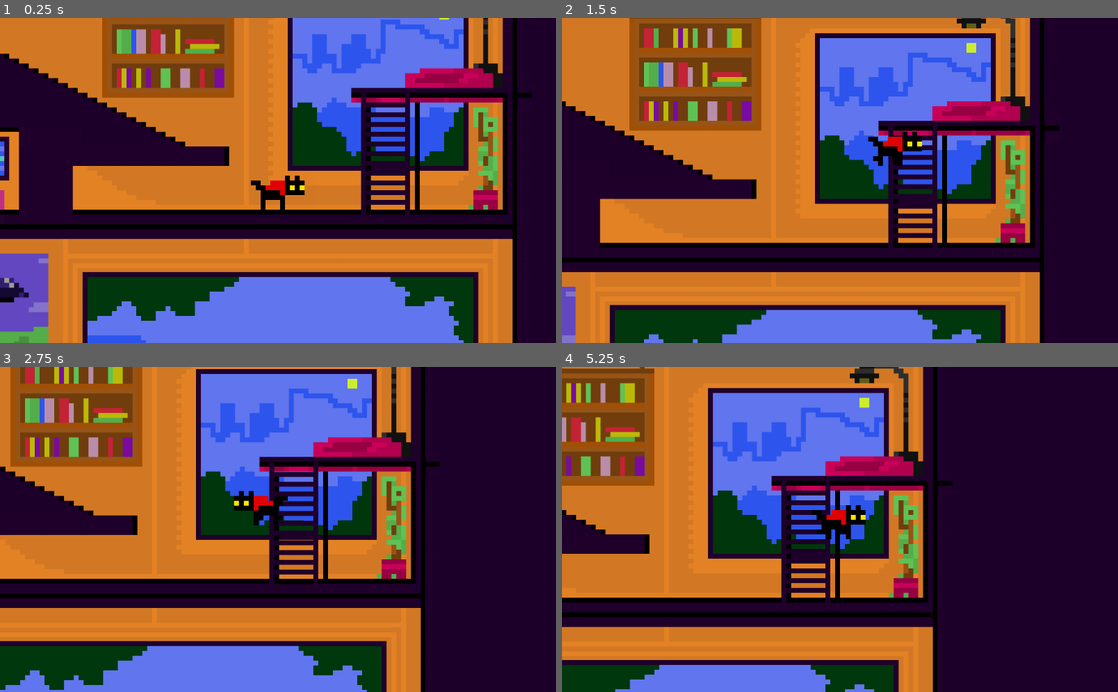
Above: before the commit, frames 1-4 (two rows, left to right).
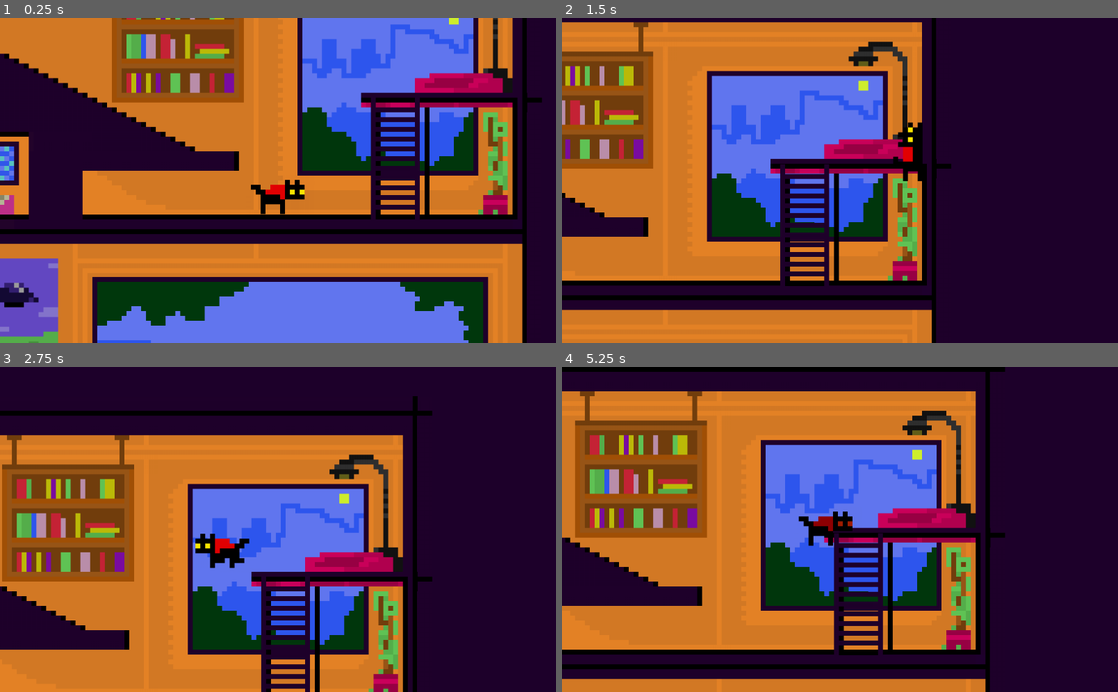
Above: after the commit, the same moments.

Repository: waozixyz/geocats
Game: Godot game, scene res://World.tscn
The game is run twice, just before and just after one commit, with the same random seed, the same clock (stepped at 60 frames per second) and the same inputs.
Inputs:
- Up to frame 1 (0.25 s): no input
- Up to frame 2 (1.5 s): tap Enter at 0.5 s; hold Right (right) from 0.53 s (still down); tap Shift (dash, bound only after the commit) at 0.6 s; tap Space (jump) at 0.77, 0.8, 1.07, 1.35 s
- Up to frame 3 (2.75 s): tap Space (jump) at 1.52, 1.82, 2.3 s; tap Shift (dash, bound only after the commit) at 1.55, 2.1 s; release Right (right) at 2.03 s; hold Left (left) from 2.03 s (still down)
- Up to frame 4 (5.25 s): release Left (left) at 2.78 s; hold Right (right) 2.78-4.28 s; tap Shift (dash, bound only after the commit) at 2.85, 4.35, 5.1 s; tap Space (jump) at 3.02, 3.32, 3.6, 3.77, 4.07, 4.52, 4.82 s; hold Left (left) 4.28-5.03 s; hold Right (right) from 5.03 s (still down)

The runs differ from the first frame. In frame 1, 34% of the frame differs, in the area x 0-98%, y 0-100%; in frame 2, 71%, in the area x 0-90%, y 0-100%; in frame 3, 66%; in frame 4, 61%.

Commit message:
fix wall climb

Diff:
--- a/Scenes/Player/Player.gd
+++ b/Scenes/Player/Player.gd
@@ -1,15 +1,15 @@
 extends KinematicBody2D
 
 #State Vars
-var states = ["idle", "run", "dash", "fall", "jump", "double_jump"] #list of all states
+var states = ["idle", "run", "climb", "dash", "fall", "jump", "double_jump"] #list of all states
 var currentState = states[0] #what state's logic is being called every frame
 var previousState = null #last state that was being calles
 
 #Nodes & paths
 onready var sprite = $AnimatedSprite #path to the player's sprite
 
-onready var rightRaycast = $RightRaycast #path to the right raycast
-onready var leftRaycast = $LeftRaycast  #path to the left raycast
+onready var RightRaycast = $RightRaycast #path to the right raycast
+onready var LeftRaycast = $LeftRaycast  #path to the left raycast
 
 #Input Vars
 var movementInput = 0 #will be 1, -1, 0 depending on if you are holding right, left, or nothing
@@ -30,15 +30,15 @@
 var velocity = Vector2.ZERO #linear velocity applied to move and slide
 
 var currentSpeed = 0 #how much you add to x velocity when moving horizontally
-var maxSpeed = 190 #maximum current speed can reach when moving horizontally
-var acceleration = 25 #by how much does current speed approach max speed when moving
-var decceleration = 40 #by how much does velocity approach when you stop moving horizontally
+var maxSpeed = 300 #maximum current speed can reach when moving horizontally
+var acceleration = 50 #by how much does current speed approach max speed when moving
+var decceleration = 80 #by how much does velocity approach when you stop moving horizontally
 
 var airFriction = 60 #how much you subtract velocity when you start moving horizontally in the air
 
 #dash
-var dashSpeed = 60 #how fast you dash
-var dashDurration = 160  #how long you dash for (in milisecconds)
+var dashSpeed = 120 #how fast you dash
+var dashDurration = 200  #how long you dash for (in milisecconds)
 
 var canDash = true #can the character dash
 var dashStartTime #how many miliseconds passed when you started dashing
@@ -46,7 +46,7 @@
 var dashDirection = 1 #direction of dash will be 1 or -1 if you are dashing left or right
 
 #fall
-var gravity = 700 #how much is added to y velocity constantly
+onready var gravity = ProjectSettings.get_setting("physics/2d/default_gravity")
 
 var jumpBufferStartTime  = 0 #ticks when you ran of the platform
 var elapsedJumpBuffer = 0 #how many seconds passed in the jump nuffer
@@ -54,11 +54,11 @@
 
 
 #jump
-var jumpHeight = 270  #How high the peak of the jump is in pixels
+var jumpHeight = 256  #How high the peak of the jump is in pixels
 var jumpVelocity #how much to apply to velocity.y to reach jump height
 
 #double jump
-var doubleJumpHeight = 132 #How high the peak of the double jump is in pixels
+var doubleJumpHeight = 128 #How high the peak of the double jump is in pixels
 var doubleJumpVelocity #how much to apply to velocity.y to reach double jump height
 
 var isDoubleJumped = false #if you have double jumped
@@ -70,6 +70,9 @@
 var wallJumpHeight = 128 #how high you want the peak of your wall jump to be in pixels
 var wallJumpVelocity #how much to apply to velocity.y to reach wall jump height
 
+
+# sprite animation
+var anim = "idle"
 
 #functions
 func _ready():
@@ -79,6 +82,8 @@
 
 	wallJumpVelocity = -sqrt(2 * gravity * jumpHeight)
 
+onready var coll_climb = $CollisionClimb
+onready var coll_default = $CollisionDefault
 
 func _physics_process(delta):
 	get_input()
@@ -87,9 +92,21 @@
 
 	call(currentState + "_logic", delta) #call the current states main method
 
+	if anim == "slide_wall":
+		coll_climb.disabled = false
+		coll_default.disabled = true
+	else:
+		coll_climb.disabled = true
+		coll_default.disabled = false
+
 	velocity = move_and_slide(velocity, Vector2.UP) #aply velocity to movement
 
 	sprite.flip_h = lastDirection - 1 #flip sprite depending on which direction you last moved in
+
+	sprite.play(anim)
+	sprite.animation = anim
+
+
 
 func get_input():
 	#set input vars
@@ -114,12 +131,13 @@
 		jumpInput = 0 #reset jump input
 		coyoteStartTime = 0 #reset timer
 
+	isDashPressed = Input.is_action_just_pressed("dash")
 
 
 func apply_gravity(delta):
-	velocity.y += gravity * delta
-
-
+	#apply gravity in every state except dash
+	if currentState != "dash":
+		velocity.y += gravity * delta
 
 
 func set_state(new_state : String):
@@ -143,14 +161,13 @@
 func jump(jumpVelocity):
 	velocity.y = 0 #reset velocity
 	velocity.y = jumpVelocity #apply velocity
-
-func jump_enter_logic():
-	pass
+	canDash = true #allow the player to dash when they jump
+
 
 #State Functions
 
 func idle_enter_logic():
-	sprite.play("idle") #play the idle animation
+	anim = "idle"
 
 func idle_logic(delta):
 	if jumpInput:
@@ -158,6 +175,9 @@
 		jump(jumpVelocity)
 		set_state("jump")
 
+	if isDashPressed:
+		#dash if you press button
+		set_state("dash")
 
 	if movementInput != 0:
 		#start running if you press a movement button
@@ -171,7 +191,7 @@
 
 
 func run_enter_logic():
-	sprite.play("walk") #play the run animation
+	anim = "walk"
 
 func run_logic(delta):
 	if jumpInput:
@@ -179,6 +199,10 @@
 		jump(jumpVelocity)
 		set_state("jump")
 
+	if isDashPressed:
+		#dash if you press the dash button
+		set_state("dash")
+
 	if !is_on_floor():
 		#if your not on a floor, start falling and set jumpbuffer start time
 		jumpBufferStartTime = OS.get_ticks_msec()
@@ -195,10 +219,16 @@
 func run_exit_logic():
 	pass
 
+
+
 func fall_enter_logic():
 	pass
 
 func fall_logic(delta):
+	if velocity.x == 0:
+		anim = "idle"
+	else:
+		anim = "walk"
 	move_horizontally(airFriction) #move horizontally
 	elapsedJumpBuffer = OS.get_ticks_msec() - jumpBufferStartTime #set elapsed time for jump buffer
 
@@ -220,13 +250,16 @@
 				jump(wallJumpVelocity) #jump with wall jump velocity
 				set_state("wall_jump") #set state to wall jump
 
+	if isDashPressed && canDash:
+		#dash if you press dash button
+		set_state("dash")
+
 	if is_on_floor():
 		#if player is on a floor
 		set_state("run") #set state to run (we set to run to keep momentum)
 		isDoubleJumped = false #reset is double jumped
 
-
-	if leftRaycast.is_colliding() && movementInput == -1 || rightRaycast.is_colliding() && movementInput == 1:
+	if LeftRaycast.is_colliding() && movementInput == -1 || RightRaycast.is_colliding() && movementInput == 1:
 		#if your raycast is coliding and you are trying to move in that direction
 		set_state("wall_slide")
 
@@ -234,7 +267,42 @@
 func fall_exit_logic():
 	jumpBufferStartTime = 0 #reset jump buffer start time
 
+
+
+func dash_enter_logic():
+	dashDirection = lastDirection #set dash direction (we use lastDirection to make sure we dash even when idle)
+	dashStartTime = OS.get_ticks_msec() #set dash start time to total ticks since the game started
+
+	velocity = Vector2.ZERO #set velocity to zero
+
+	anim = "idle"
+	sprite.modulate = Color.purple #tint the player sprite purple
+
+func dash_logic(delta):
+	elapsedDashTime = OS.get_ticks_msec() - dashStartTime #set elapsed dash time
+
+	velocity.x += dashSpeed * dashDirection #add dash speed to velocity and multiply by dash direction
+
+	if elapsedDashTime > dashDurration:
+		#if elapsed dash time is greater then the dash durration
+		set_state(previousState) #go back to the previous state
+
+func dash_exit_logic():
+	velocity = Vector2.ZERO  #reset velocity to zero
+	if !is_on_floor():
+		canDash = false #limit the amount of air dashes someone can do
+
+	sprite.modulate = Color.white #untint the sprite
+
+
+func jump_enter_logic():
+	pass
+
 func jump_logic(delta):
+	if velocity.x == 0:
+		anim = "idle"
+	else:
+		anim = "walk"
 	move_horizontally(airFriction) #move horizontally and subtract airfriction from max speed
 
 	if velocity.y < 0:
@@ -248,6 +316,10 @@
 			jump(doubleJumpVelocity)  #apply double jump velocity
 			set_state("double_jump") #set state to double jump
 
+		if isDashPressed && canDash:
+			#if you can dash and you press the dash button
+			set_state("dash") #set state to dash
+
 		if is_on_ceiling():
 			#if you hit a ceiling
 			set_state("fall") #start falling
@@ -272,6 +344,10 @@
 			#and you release jump button lower velocity
 			velocity.y /= 2
 
+		if isDashPressed && canDash:
+			#and you press dash button and you can dash
+			set_state("dash") #dash
+
 		if is_on_ceiling():
 			#and you hit a ceiling
 			set_state("fall") #fall
@@ -287,17 +363,17 @@
 func wall_slide_enter_logic():
 	velocity = Vector2.ZERO #reset velocity to stop all momentum
 
-	sprite.play("cling") #play wall slide animation
+	anim = "slide_wall"
 
 func wall_slide_logic(delta):
 	velocity.y = wallSlideSpeed #override apply_gravity and apply a constant slide speed
 
-	if leftRaycast.is_colliding() && movementInput != -1 || rightRaycast.is_colliding() && movementInput != 1:
+	if LeftRaycast.is_colliding() && movementInput != -1 || RightRaycast.is_colliding() && movementInput != 1:
 		#if your raycast is coliding and you are trying to move in that direction
 		jumpBufferStartTime = OS.get_ticks_msec() #start jump buffer timer
 		set_state("fall") #set state to fall
 	#this could be done in one long if statement but I split it up to make it easiar to read
-	if !leftRaycast.is_colliding() && movementInput == -1 || !rightRaycast.is_colliding() && movementInput == 1:
+	if !LeftRaycast.is_colliding() && movementInput == -1 || !RightRaycast.is_colliding() && movementInput == 1:
 		#if you are holding in a direction but no longer coliding with a wall in that direction
 		set_state("fall")
 
@@ -305,6 +381,11 @@
 		#if you hit the floor set state to idle
 		jumpBufferStartTime = OS.get_ticks_msec() #start jump buffer timer
 		set_state("idle")
+
+
+	if isDashPressed:
+		#dash if you press dash button
+		set_state("dash")
 
 	if isJumpPressed:
 		jump(wallJumpVelocity) #jump with walljump y velocity
@@ -337,9 +418,15 @@
 			jump(doubleJumpVelocity)
 			set_state("double_jump")
 
+		if isDashPressed:
+			set_state("dash")
+
 		if is_on_ceiling():
 			#and you hit a ceiling fall
 			set_state("fall")
 	else:
 		#if your not rising
 		set_state("fall")
+
+func wall_jump_exit_logic():
+	canDash = true #allow the players to dash again if they wall jump
--- a/Scenes/Player/Player.tscn
+++ b/Scenes/Player/Player.tscn
@@ -1,74 +1,64 @@
-[gd_scene load_steps=19 format=2]
+[gd_scene load_steps=20 format=2]
 
-[ext_resource path="res://Assets/Cats/Knapsack/red_idle.png" type="Texture" id=1]
-[ext_resource path="res://Assets/Cats/Knapsack/red_climb.png" type="Texture" id=2]
-[ext_resource path="res://Assets/Cats/Knapsack/red_crouch.png" type="Texture" id=3]
-[ext_resource path="res://Assets/Cats/Knapsack/red_blink.png" type="Texture" id=4]
-[ext_resource path="res://Assets/Cats/Knapsack/red_look_up.png" type="Texture" id=5]
-[ext_resource path="res://Assets/Cats/Knapsack/red_wall_cling.png" type="Texture" id=6]
-[ext_resource path="res://Assets/Cats/Knapsack/red_walk.png" type="Texture" id=7]
-[ext_resource path="res://Scenes/Player/Player.gd" type="Script" id=12]
+[ext_resource path="res://Assets/Agents/PlayerCats/Knapsack/red_idle.png" type="Texture" id=1]
+[ext_resource path="res://Assets/Agents/PlayerCats/Knapsack/red_climb.png" type="Texture" id=2]
+[ext_resource path="res://Assets/Agents/PlayerCats/Knapsack/red_crouch.png" type="Texture" id=3]
+[ext_resource path="res://Assets/Agents/PlayerCats/Knapsack/red_blink.png" type="Texture" id=4]
+[ext_resource path="res://Assets/Agents/PlayerCats/Knapsack/red_slide.png" type="Texture" id=5]
+[ext_resource path="res://Assets/Agents/PlayerCats/Knapsack/red_wall_cling.png" type="Texture" id=6]
+[ext_resource path="res://Assets/Agents/PlayerCats/Knapsack/red_walk.png" type="Texture" id=7]
+[ext_resource path="res://Scenes/Player/Player.gd" type="Script" id=8]
 
-[sub_resource type="AtlasTexture" id=20]
+[sub_resource type="AtlasTexture" id=1]
+flags = 4
+atlas = ExtResource( 5 )
+region = Rect2( 0, 0, 100, 108 )
+
+[sub_resource type="AtlasTexture" id=2]
+flags = 4
+atlas = ExtResource( 5 )
+region = Rect2( 0, 108, 100, 108 )
+
+[sub_resource type="AtlasTexture" id=3]
+flags = 4
+atlas = ExtResource( 5 )
+region = Rect2( 0, 216, 100, 108 )
+
+[sub_resource type="AtlasTexture" id=4]
 flags = 4
 atlas = ExtResource( 7 )
 region = Rect2( 0, 0, 137, 83 )
 
-[sub_resource type="AtlasTexture" id=21]
+[sub_resource type="AtlasTexture" id=5]
 flags = 4
 atlas = ExtResource( 7 )
 region = Rect2( 137, 0, 137, 83 )
 
-[sub_resource type="AtlasTexture" id=17]
+[sub_resource type="AtlasTexture" id=6]
 flags = 4
 atlas = ExtResource( 2 )
 region = Rect2( 0, 0, 29, 92 )
 
-[sub_resource type="AtlasTexture" id=18]
+[sub_resource type="AtlasTexture" id=7]
 flags = 4
 atlas = ExtResource( 2 )
 region = Rect2( 29, 0, 29, 92 )
 
-[sub_resource type="AtlasTexture" id=19]
+[sub_resource type="AtlasTexture" id=8]
 flags = 4
 atlas = ExtResource( 2 )
 region = Rect2( 58, 0, 29, 92 )
 
-[sub_resource type="AtlasTexture" id=14]
-flags = 4
-atlas = ExtResource( 5 )
-region = Rect2( 0, 0, 54, 108 )
-
-[sub_resource type="AtlasTexture" id=15]
-flags = 4
-atlas = ExtResource( 5 )
-region = Rect2( 54, 0, 54, 108 )
-
-[sub_resource type="AtlasTexture" id=16]
-flags = 4
-atlas = ExtResource( 5 )
-region = Rect2( 108, 0, 54, 108 )
-
-[sub_resource type="SpriteFrames" id=13]
+[sub_resource type="SpriteFrames" id=9]
 animations = [ {
 "frames": [ ExtResource( 1 ) ],
 "loop": true,
 "name": "idle",
 "speed": 5.0
 }, {
-"frames": [ SubResource( 20 ), SubResource( 21 ) ],
+"frames": [ SubResource( 1 ), SubResource( 2 ), SubResource( 3 ) ],
 "loop": true,
-"name": "walk",
-"speed": 5.0
-}, {
-"frames": [ SubResource( 17 ), SubResource( 18 ), SubResource( 19 ) ],
-"loop": true,
-"name": "climb",
-"speed": 5.0
-}, {
-"frames": [ ExtResource( 6 ) ],
-"loop": true,
-"name": "cling",
+"name": "slide_wall",
 "speed": 5.0
 }, {
 "frames": [ ExtResource( 3 ) ],
@@ -81,34 +71,53 @@
 "name": "blink",
 "speed": 5.0
 }, {
-"frames": [ SubResource( 14 ), SubResource( 15 ), SubResource( 16 ) ],
+"frames": [ SubResource( 4 ), SubResource( 5 ) ],
 "loop": true,
-"name": "look_up",
+"name": "walk",
+"speed": 5.0
+}, {
+"frames": [ SubResource( 6 ), SubResource( 7 ), SubResource( 8 ) ],
+"loop": true,
+"name": "climb",
+"speed": 5.0
+}, {
+"frames": [ ExtResource( 6 ) ],
+"loop": true,
+"name": "cling",
 "speed": 5.0
 } ]
 
-[sub_resource type="RectangleShape2D" id=6]
-extents = Vector2( 42.5874, 26.4722 )
+[sub_resource type="RectangleShape2D" id=10]
+extents = Vector2( 49.2282, 35.246 )
+
+[sub_resource type="RectangleShape2D" id=11]
+extents = Vector2( 48.9132, 26.8768 )
 
 [node name="Player" type="KinematicBody2D"]
-script = ExtResource( 12 )
+script = ExtResource( 8 )
 __meta__ = {
 "_edit_horizontal_guides_": [  ]
 }
 
 [node name="AnimatedSprite" type="AnimatedSprite" parent="."]
-frames = SubResource( 13 )
-animation = "idle"
+frames = SubResource( 9 )
+animation = "slide_wall"
+frame = 1
 playing = true
+flip_h = true
 
-[node name="CollisionShape2D" type="CollisionShape2D" parent="."]
-position = Vector2( 7.91261, 4.72225 )
-shape = SubResource( 6 )
+[node name="CollisionClimb" type="CollisionShape2D" parent="."]
+position = Vector2( 0, -3.1498 )
+shape = SubResource( 10 )
+
+[node name="CollisionDefault" type="CollisionShape2D" parent="."]
+position = Vector2( 0, 5.48319 )
+shape = SubResource( 11 )
 
 [node name="RightRaycast" type="RayCast2D" parent="."]
 enabled = true
-cast_to = Vector2( 45, 0 )
+cast_to = Vector2( 50, 0 )
 
 [node name="LeftRaycast" type="RayCast2D" parent="."]
 enabled = true
-cast_to = Vector2( -30, 0 )
+cast_to = Vector2( -50, 0 )
--- a/World.tscn
+++ b/World.tscn
@@ -1,33 +1,33 @@
 [gd_scene load_steps=117 format=2]
 
 [ext_resource path="res://Scenes/Player/Player.tscn" type="PackedScene" id=1]
-[ext_resource path="res://Assets/CatCradle/stereo.png" type="Texture" id=2]
-[ext_resource path="res://Assets/CatCradle/kitchen.png" type="Texture" id=3]
-[ext_resource path="res://Assets/CatCradle/window_3.png" type="Texture" id=4]
-[ext_resource path="res://Assets/CatCradle/poster_3.png" type="Texture" id=5]
-[ext_resource path="res://Assets/CatCradle/bath.png" type="Texture" id=6]
-[ext_resource path="res://Assets/CatCradle/poster.png" type="Texture" id=7]
-[ext_resource path="res://Assets/CatCradle/stairs.png" type="Texture" id=8]
-[ext_resource path="res://Assets/CatCradle/kitchen_bckg.png" type="Texture" id=9]
-[ext_resource path="res://Assets/CatCradle/plant_1.png" type="Texture" id=10]
-[ext_resource path="res://Assets/CatCradle/hall_bckg.png" type="Texture" id=11]
-[ext_resource path="res://Assets/CatCradle/window_2.png" type="Texture" id=12]
-[ext_resource path="res://Assets/CatCradle/window_3_bckg.png" type="Texture" id=13]
-[ext_resource path="res://Assets/CatCradle/bed.png" type="Texture" id=14]
-[ext_resource path="res://Assets/CatCradle/window_1.png" type="Texture" id=15]
-[ext_resource path="res://Assets/CatCradle/background_tileset.png" type="Texture" id=16]
-[ext_resource path="res://Assets/CatCradle/window_4.png" type="Texture" id=17]
-[ext_resource path="res://Assets/CatCradle/bookshelf.png" type="Texture" id=18]
-[ext_resource path="res://Assets/CatCradle/plant_2.png" type="Texture" id=19]
-[ext_resource path="res://Assets/CatCradle/walls_tileset.png" type="Texture" id=20]
-[ext_resource path="res://Assets/CatCradle/table.png" type="Texture" id=21]
-[ext_resource path="res://Assets/CatCradle/hallway.png" type="Texture" id=22]
-[ext_resource path="res://Assets/CatCradle/present.png" type="Texture" id=23]
-[ext_resource path="res://Assets/CatCradle/poster_2.png" type="Texture" id=24]
-[ext_resource path="res://Assets/CatCradle/catladder_left.png" type="Texture" id=25]
-[ext_resource path="res://Assets/CatCradle/ladder_bed.png" type="Texture" id=26]
-[ext_resource path="res://Assets/CatCradle/last_ladder.png" type="Texture" id=27]
-[ext_resource path="res://Assets/CatCradle/statue.png" type="Texture" id=28]
+[ext_resource path="res://Assets/LevelAssets/1_CatCradle/stereo.png" type="Texture" id=2]
+[ext_resource path="res://Assets/LevelAssets/1_CatCradle/kitchen.png" type="Texture" id=3]
+[ext_resource path="res://Assets/LevelAssets/1_CatCradle/window_3.png" type="Texture" id=4]
+[ext_resource path="res://Assets/LevelAssets/1_CatCradle/poster_3.png" type="Texture" id=5]
+[ext_resource path="res://Assets/LevelAssets/1_CatCradle/bath.png" type="Texture" id=6]
+[ext_resource path="res://Assets/LevelAssets/1_CatCradle/poster.png" type="Texture" id=7]
+[ext_resource path="res://Assets/LevelAssets/1_CatCradle/stairs.png" type="Texture" id=8]
+[ext_resource path="res://Assets/LevelAssets/1_CatCradle/kitchen_bckg.png" type="Texture" id=9]
+[ext_resource path="res://Assets/LevelAssets/1_CatCradle/plant_1.png" type="Texture" id=10]
+[ext_resource path="res://Assets/LevelAssets/1_CatCradle/hall_bckg.png" type="Texture" id=11]
+[ext_resource path="res://Assets/LevelAssets/1_CatCradle/window_2.png" type="Texture" id=12]
+[ext_resource path="res://Assets/LevelAssets/1_CatCradle/window_3_bckg.png" type="Texture" id=13]
+[ext_resource path="res://Assets/LevelAssets/1_CatCradle/bed.png" type="Texture" id=14]
+[ext_resource path="res://Assets/LevelAssets/1_CatCradle/window_1.png" type="Texture" id=15]
+[ext_resource path="res://Assets/LevelAssets/1_CatCradle/background_tileset.png" type="Texture" id=16]
+[ext_resource path="res://Assets/LevelAssets/1_CatCradle/window_4.png" type="Texture" id=17]
+[ext_resource path="res://Assets/LevelAssets/1_CatCradle/bookshelf.png" type="Texture" id=18]
+[ext_resource path="res://Assets/LevelAssets/1_CatCradle/plant_2.png" type="Texture" id=19]
+[ext_resource path="res://Assets/LevelAssets/1_CatCradle/walls_tileset.png" type="Texture" id=20]
+[ext_resource path="res://Assets/LevelAssets/1_CatCradle/table.png" type="Texture" id=21]
+[ext_resource path="res://Assets/LevelAssets/1_CatCradle/hallway.png" type="Texture" id=22]
+[ext_resource path="res://Assets/LevelAssets/1_CatCradle/present.png" type="Texture" id=23]
+[ext_resource path="res://Assets/LevelAssets/1_CatCradle/poster_2.png" type="Texture" id=24]
+[ext_resource path="res://Assets/LevelAssets/1_CatCradle/catladder_left.png" type="Texture" id=25]
+[ext_resource path="res://Assets/LevelAssets/1_CatCradle/ladder_bed.png" type="Texture" id=26]
+[ext_resource path="res://Assets/LevelAssets/1_CatCradle/last_ladder.png" type="Texture" id=27]
+[ext_resource path="res://Assets/LevelAssets/1_CatCradle/statue.png" type="Texture" id=28]
 
 [sub_resource type="TileSet" id=1]
 0/name = "background_tilemap.png 0"
@@ -1056,12 +1056,10 @@
 texture = ExtResource( 25 )
 centered = false
 
-[node name="Player" parent="." instance=ExtResource( 1 )]
-position = Vector2( 1692, 495 )
-
-[node name="Camera2D" type="Camera2D" parent="Player"]
-scale = Vector2( 0.999905, 1.00016 )
+[node name="Player2" parent="." instance=ExtResource( 1 )]
+position = Vector2( 1674, 486 )
+
+[node name="Camera2D" type="Camera2D" parent="Player2"]
 current = true
 drag_margin_h_enabled = true
 drag_margin_v_enabled = true
-smoothing_speed = 9.0
--- a/project.godot
+++ b/project.godot
@@ -16,7 +16,7 @@
 
 [global]
 
-gravity=false
+gravity=true
 
 [input]
 
@@ -70,12 +70,17 @@
 , Object(InputEventJoypadMotion,"resource_local_to_scene":false,"resource_name":"","device":0,"axis":0,"axis_value":1.0,"script":null)
  ]
 }
+dash={
+"deadzone": 0.5,
+"events": [ Object(InputEventKey,"resource_local_to_scene":false,"resource_name":"","device":0,"alt":false,"shift":false,"control":false,"meta":false,"command":false,"pressed":false,"scancode":16777237,"unicode":0,"echo":false,"script":null)
+ ]
+}
 
 [physics]
 
 common/enable_pause_aware_picking=true
 2d/cell_size=36
-2d/default_gravity=1000
+2d/default_gravity=1200
 
 [rendering]
 
Renamed: Assets/Cats/Knapsack/climb.png.import -> Assets/Agents/PlayerCats/Knapsack/climb.png.import
Renamed: Assets/Cats/Knapsack/idle.png.import -> Assets/Agents/PlayerCats/Knapsack/idle.png.import
Renamed: Assets/Cats/Knapsack/red_blink.png -> Assets/Agents/PlayerCats/Knapsack/red_blink.png
Not shown, added: Assets/Agents/PlayerCats/Knapsack/red_blink.png.import
Renamed: Assets/Cats/Knapsack/red_climb.png -> Assets/Agents/PlayerCats/Knapsack/red_climb.png
Not shown, added: Assets/Agents/PlayerCats/Knapsack/red_climb.png.import
Renamed: Assets/Cats/Knapsack/red_crouch.png -> Assets/Agents/PlayerCats/Knapsack/red_crouch.png
Not shown, added: Assets/Agents/PlayerCats/Knapsack/red_crouch.png.import
Renamed: Assets/Cats/Knapsack/red_idle.png -> Assets/Agents/PlayerCats/Knapsack/red_idle.png
Not shown, added: Assets/Agents/PlayerCats/Knapsack/red_idle.png.import
Renamed: Assets/Cats/Knapsack/red_look_up.png -> Assets/Agents/PlayerCats/Knapsack/red_look_up.png
Not shown, added: Assets/Agents/PlayerCats/Knapsack/red_look_up.png.import
(and 97 more such lines)
